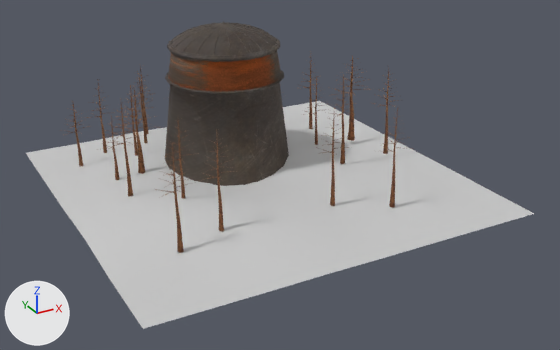
One commit to the FBX model Laikos/LaikosContent/Models/Buildings/Niebianie/Pałac_rady/pałac_rady_p1.FBX: the scene before it, then after it.
The view is the same before and after, from a 50 mm lens placed at (-0.861, -1.689, 0.846), pointed at (0.025, -0.077, 0.041). Lighting does not change. The marker at lower left points along +X, +Y and +Z. Where no turn or scale is listed for an object, it has been applied to the vertices.

Objects in the first picture: 'Foliage002', 'Foliage003', 'Foliage004', 'Foliage006', 'Foliage007', 'Foliage008', 'Foliage009', 'Foliage010', 'Foliage011', 'Foliage012', 'Foliage013', 'Foliage014', 'Foliage015', 'Foliage020', 'Foliage021', 'Foliage022', 'Foliage023', 'Object001', 'Plane001', 'complex_simple_loaded'.
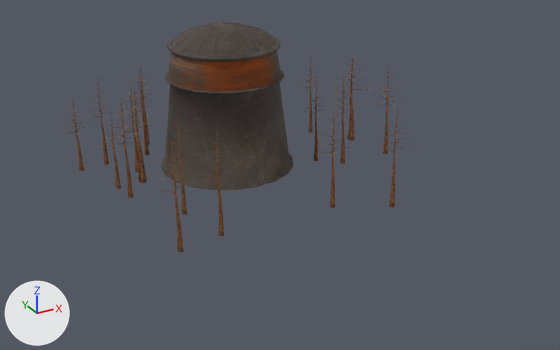
Pixel boxes (x1, y1, x2, y2) of what changed, in the pictures (560 x 350 px):
```json
{"object": "Plane001", "change": "deleted", "before": [26, 101, 534, 329]}
```

Edits to the scene script, one JSON object a line:
```json
{"op": "add", "block": "me_mesh_004_1", "code": ["me_mesh_004_1 = me_mesh_023.copy(); me_mesh_004_1.name = 'Mesh.004'  # the mesh of ob_foliage021"]}
{"op": "remove", "block": "ob_plane001", "code": ["ob_plane001 = bpy.data.objects.new('Plane001', me_mesh_002)", "ob_plane001.location = (0.0, 0.0, 0.0)"]}
{"op": "set", "path": "ob_foliage008", "old": "bpy.data.objects.new('Foliage008', me_mesh_010)", "new": "bpy.data.objects.new('Foliage008', me_mesh_009)"}
{"op": "set", "path": "ob_foliage009", "old": "bpy.data.objects.new('Foliage009', me_mesh_011)", "new": "bpy.data.objects.new('Foliage009', me_mesh_010)"}
{"op": "set", "path": "ob_foliage023", "old": "bpy.data.objects.new('Foliage023', me_mesh_025)", "new": "bpy.data.objects.new('Foliage023', me_mesh_024)"}
{"op": "set", "path": "ob_foliage022", "old": "bpy.data.objects.new('Foliage022', me_mesh_024)", "new": "bpy.data.objects.new('Foliage022', me_mesh_023)"}
{"op": "set", "path": "ob_foliage020", "old": "bpy.data.objects.new('Foliage020', me_mesh_022)", "new": "bpy.data.objects.new('Foliage020', me_mesh_021)"}
{"op": "set", "path": "ob_foliage007", "old": "bpy.data.objects.new('Foliage007', me_mesh_009)", "new": "bpy.data.objects.new('Foliage007', me_mesh_008)"}
{"op": "set", "path": "ob_foliage012", "old": "bpy.data.objects.new('Foliage012', me_mesh_014)", "new": "bpy.data.objects.new('Foliage012', me_mesh_013)"}
{"op": "set", "path": "ob_foliage003", "old": "bpy.data.objects.new('Foliage003', me_mesh_005)", "new": "bpy.data.objects.new('Foliage003', me_mesh_004_1)"}
{"op": "set", "path": "ob_foliage014", "old": "bpy.data.objects.new('Foliage014', me_mesh_016)", "new": "bpy.data.objects.new('Foliage014', me_mesh_015)"}
{"op": "set", "path": "ob_foliage011", "old": "bpy.data.objects.new('Foliage011', me_mesh_013)", "new": "bpy.data.objects.new('Foliage011', me_mesh_012)"}
{"op": "set", "path": "ob_foliage013", "old": "bpy.data.objects.new('Foliage013', me_mesh_015)", "new": "bpy.data.objects.new('Foliage013', me_mesh_014)"}
{"op": "set", "path": "ob_foliage004", "old": "bpy.data.objects.new('Foliage004', me_mesh_006)", "new": "bpy.data.objects.new('Foliage004', me_mesh_005)"}
{"op": "set", "path": "ob_foliage006", "old": "bpy.data.objects.new('Foliage006', me_mesh_008)", "new": "bpy.data.objects.new('Foliage006', me_mesh_007)"}
{"op": "set", "path": "ob_foliage015", "old": "bpy.data.objects.new('Foliage015', me_mesh_017)", "new": "bpy.data.objects.new('Foliage015', me_mesh_016)"}
{"op": "set", "path": "ob_foliage010", "old": "bpy.data.objects.new('Foliage010', me_mesh_012)", "new": "bpy.data.objects.new('Foliage010', me_mesh_011)"}
{"op": "set", "path": "ob_foliage021", "old": "bpy.data.objects.new('Foliage021', me_mesh_023)", "new": "bpy.data.objects.new('Foliage021', me_mesh_022)"}
```
